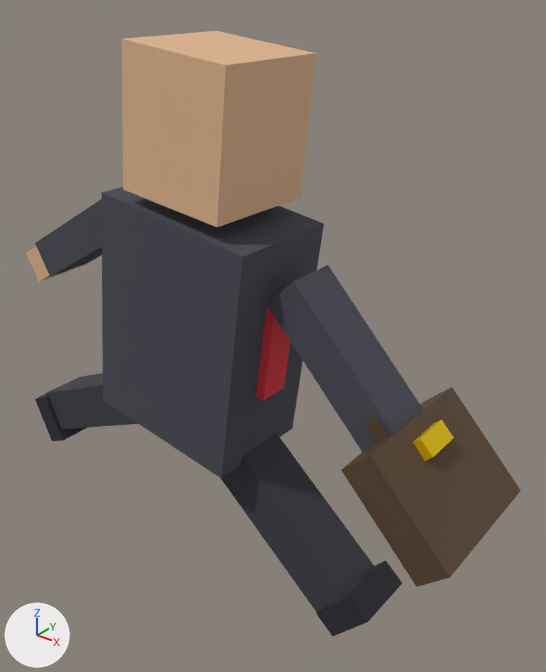
The glTF model public/assets/actors/presidente.gltf, before and after one commit.
Both versions are drawn from a 50 mm lens placed at (1.099, -1.087, 1.473), pointed at (0.161, 0.085, 0.746). The lights are fixed; the arrows at lower left show +X, +Y and +Z. The first picture is the older version. Both versions are drawn at frame 7 of the action 'run'; the numbers are the values there.

Objects in the first picture: 'armLMesh', 'armRMesh', 'briefcase', 'caseClasp', 'head', 'legLMesh', 'legRMesh', 'shoeL', 'shoeR', 'tie', 'torso' and 2 more.
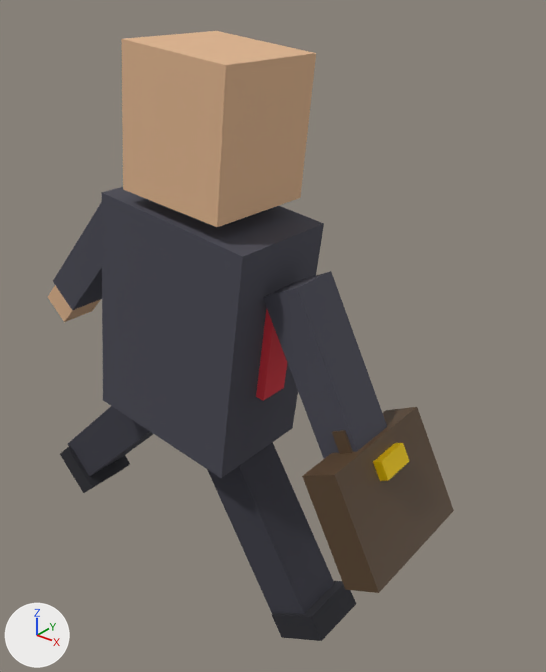
ob_arml is not drawn itself; it is the parent of ob_armlmesh, ob_handl.
ob_armr is not drawn itself; it is the parent of ob_armrmesh, ob_handr, ob_briefcase, ob_casehandle, ob_caseclasp.
ob_legl is not drawn itself; it is the parent of ob_leglmesh, ob_shoel.
ob_legr is not drawn itself; it is the parent of ob_legrmesh, ob_shoer.

Location of each change, (x1, y1, x2, y2) in pixels of the pictures (546 x 672 px):
'briefcase', turned
    before: (341, 387, 521, 587)
    after: (302, 407, 454, 593)
'legRMesh', turned
    before: (221, 433, 375, 612)
    after: (207, 442, 335, 614)
'armRMesh', turned
    before: (267, 265, 423, 452)
    after: (263, 271, 387, 458)
'legLMesh', turned
    before: (46, 373, 138, 429)
    after: (68, 406, 153, 476)
'armLMesh', turned
    before: (35, 199, 102, 276)
    after: (53, 202, 102, 310)
'shoeR', turned
    before: (316, 560, 402, 636)
    after: (272, 581, 356, 641)
'shoeL', turned
    before: (35, 394, 88, 441)
    after: (60, 446, 130, 493)
'caseClasp', turned
    before: (413, 420, 454, 461)
    after: (373, 443, 409, 481)
'handL', turned
    before: (26, 246, 70, 281)
    after: (48, 285, 101, 322)
'caseHandle', turned
    before: (364, 415, 389, 443)
    after: (332, 430, 353, 454)

The change, as a diff of the scene's bpy script:
```diff
--- a/public/assets/actors/presidente.gltf.py
+++ b/public/assets/actors/presidente.gltf.py
@@ ob_arml @@
 ob_arml.location = (-0.23, 0.0, 0.44)
-ob_arml.rotation_euler = (0.0, 0.906, 0.0)  # degrees (0, 52, 0)
+ob_arml.rotation_euler = (0.0, 0.604, 0.0)  # degrees (0, 35, 0)
@@ ob_armr @@
 ob_armr.location = (0.23, 0.0, 0.44)
-ob_armr.rotation_euler = (0.0, -0.906, 0.0)  # degrees (0, -52, 0)
+ob_armr.rotation_euler = (0.0, -0.604, 0.0)  # degrees (0, -35, 0)
@@ ob_legl @@
 ob_legl.location = (-0.09, 0.0, 0.02)
-ob_legl.rotation_euler = (0.0, 1.007, 0.0)  # degrees (0, 58, 0)
+ob_legl.rotation_euler = (0.0, 0.671, 0.0)  # degrees (0, 38, 0)
@@ ob_legr @@
 ob_legr.location = (0.09, 0.0, 0.02)
-ob_legr.rotation_euler = (0.0, -1.007, 0.0)  # degrees (0, -58, 0)
+ob_legr.rotation_euler = (0.0, -0.671, 0.0)  # degrees (0, -38, 0)
```
